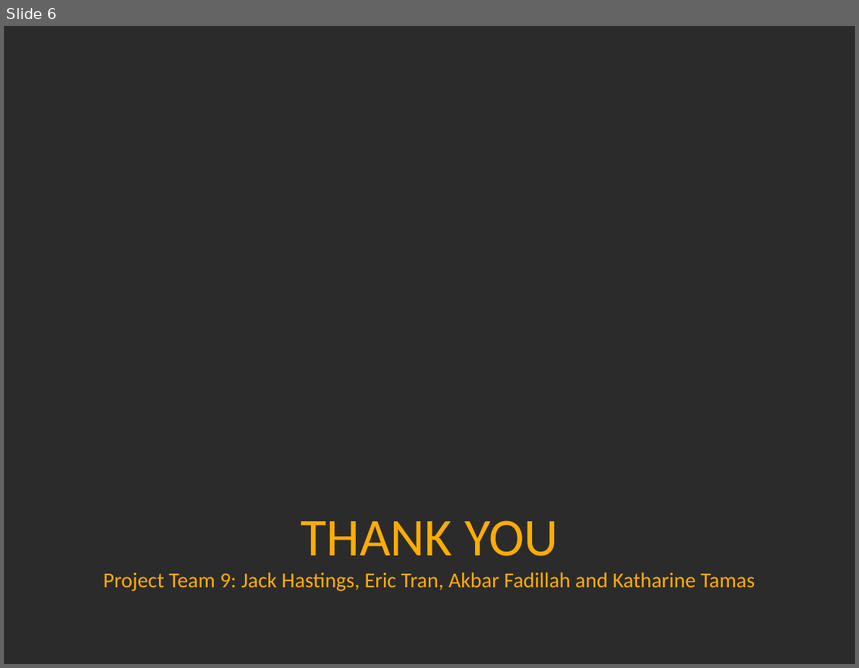
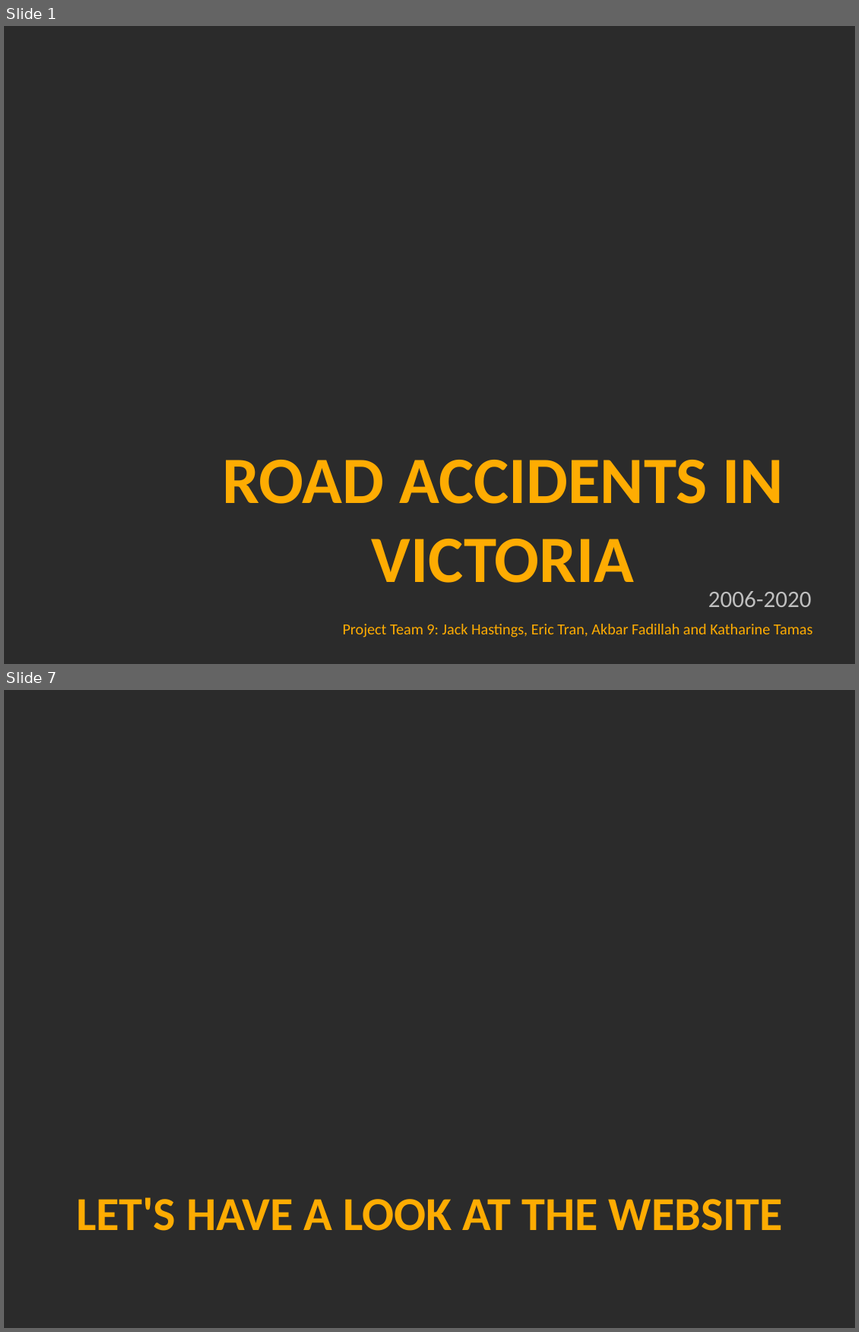
Before and after one commit to EricTran99/group-project-3, a slide deck: Presentation/Victoria Car Accident - Group 9 Project 3 Presentation.pptx. Shown one above the other, each under a label of ours: slide 6 before the commit, slides 1 and 7 after it; the slides between them are not shown. The pictures are 859x668 and 859x1332 pixels, drawn with LibreOffice and Linux fonts; fonts in the diff are those of the drawing; background and template pictures are left out; a plain dark background stands for a picture behind light text. Boxes give left, top, right and bottom in pixels: in the first picture for what was removed or moved away, otherwise in the second. Text is boxed around its words. In the diff, an @@ line names an element or a change of style, - is before the commit and + after.

```diff
--- a/Presentation/Victoria Car Accident - Group 9 Project 3 Presentation.pptx
+++ b/Presentation/Victoria Car Accident - Group 9 Project 3 Presentation.pptx
@@ slide 7 added at (x1=4, y1=690, x2=855, y2=1328), background picture (left out) @@
@@ title added at (x1=76, y1=1198, x2=783, y2=1231), 40 pt, text #FEAC02, bold @@
+LET'S HAVE A LOOK AT THE WEBSITE
@@ what was slide 6 is now slide 1 @@
@@ slide 1 changed as well @@
@@ title added at (x1=222, y1=460, x2=785, y2=583), 56 pt, text #FEAC02, bold @@
+ROAD ACCIDENTS IN VICTORIA
@@ text added at (x1=709, y1=591, x2=812, y2=607), 20 pt, text #BFBFBF @@
+2006-2020
@@ text "Project Team 9: Jack Hastings, ..." at (x1=343, y1=624, x2=813, y2=638): vertical alignment middle to top @@
@@ text at (x1=343, y1=624, x2=813, y2=638): text changed; size 18 to 13 pt @@
-THANK YOU
-Project Team 9: Jack Hastings, Eric Tran, Akbar Fadillah and Katharine Tamas
+Project Team 9: Jack Hastings, Eric Tran, Akbar Fadillah and Katharine Tamas
```
Also in this commit, not shown: 5 other slides added, 5 slides removed, 10 other files.
